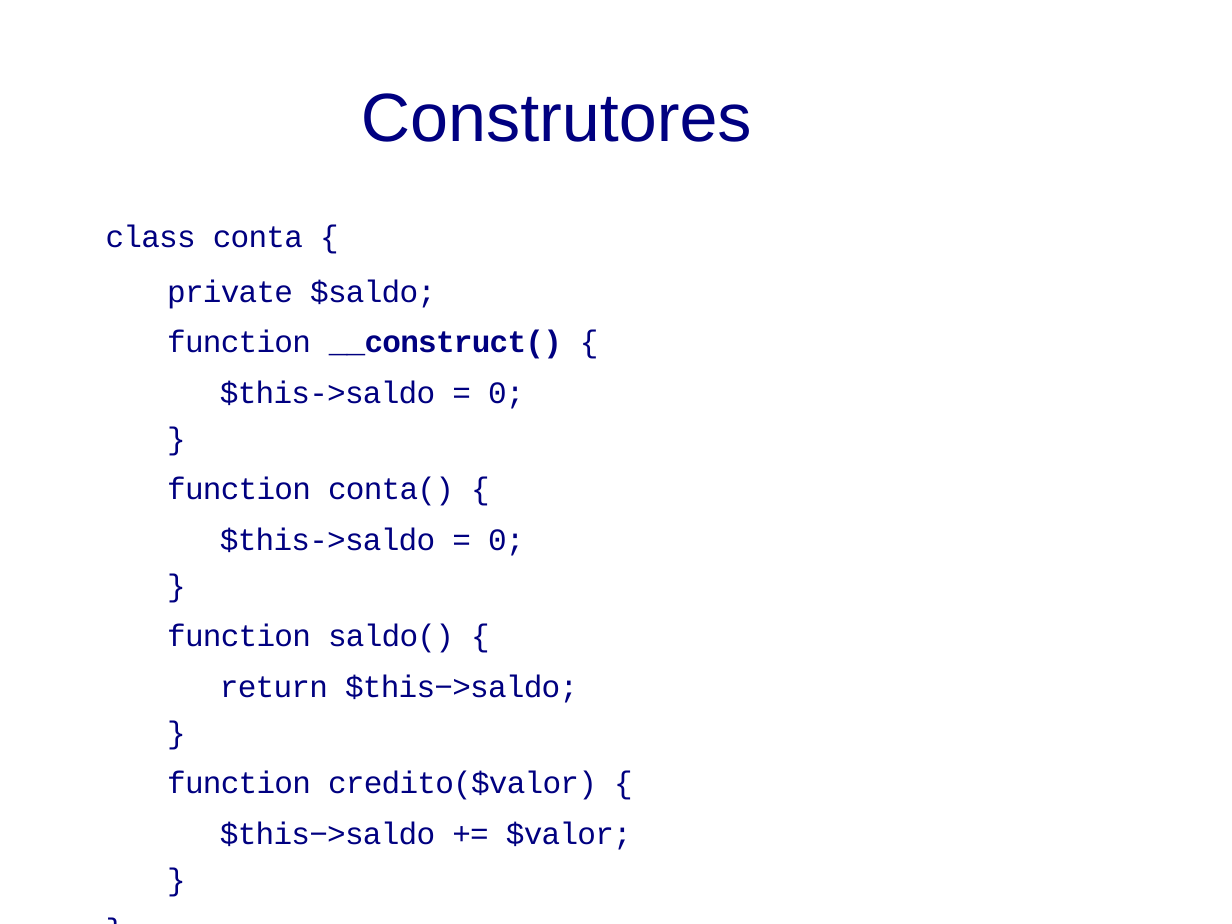
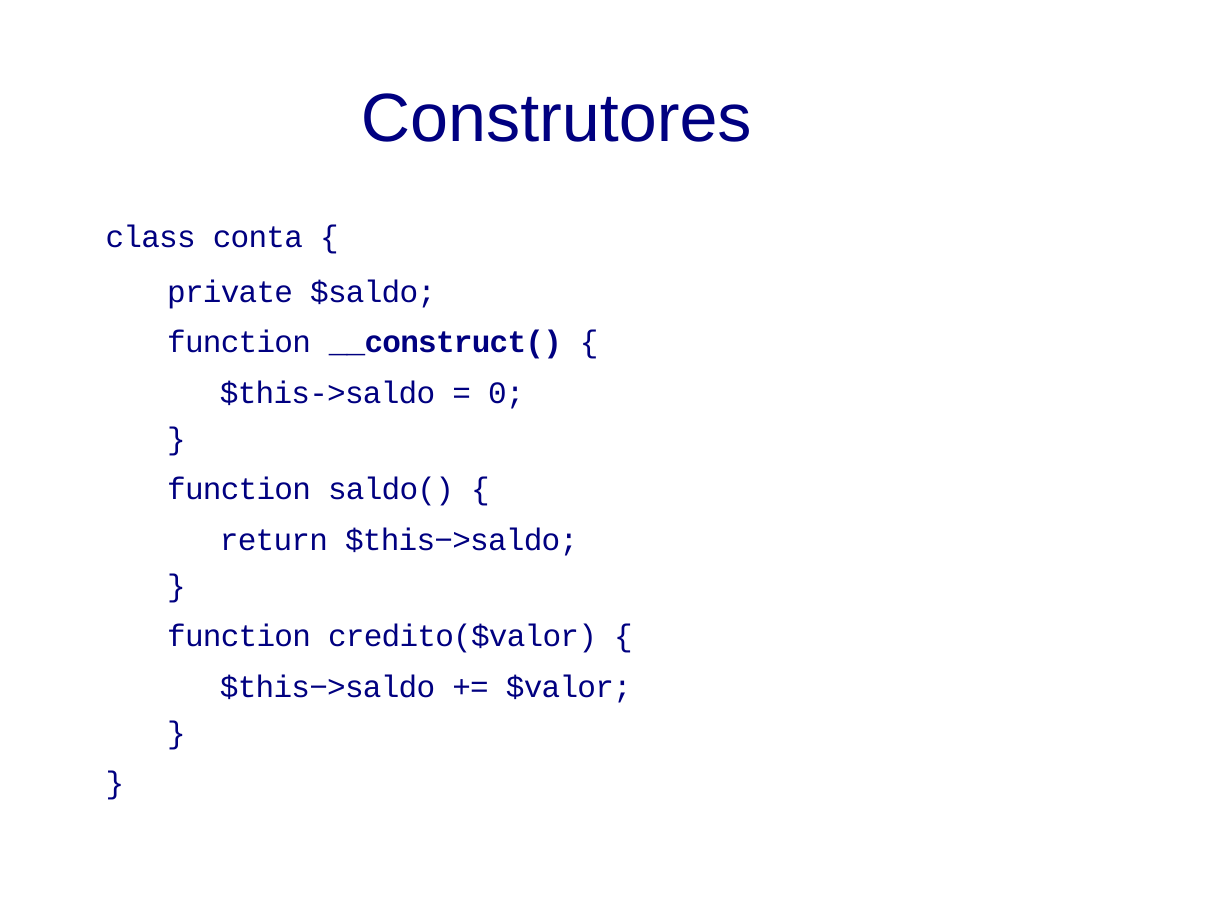
Before and after one commit to litwinski/CursoPHP, a slide deck: slide 110 of slides_curso_php_profissionalizante_v2.odp. Drawn at 1232x924 pixels with LibreOffice and Linux fonts; fonts in the diff are those of the drawing; background and template pictures are left out. Boxes give left, top, right and bottom in pixels: in the first picture for what was removed or moved away, otherwise in the second. Text is boxed around its words. In the diff, an @@ line names an element or a change of style, - is before the commit and + after.

```diff
--- a/slides_curso_php_profissionalizante_v2.odp
+++ b/slides_curso_php_profissionalizante_v2.odp
@@ text at (167, 380, 524, 506): paragraphs removed @@
-      $this->saldo = 0;
-    }
-    function conta() {
```
Also in this commit, not shown: 6 other files.
